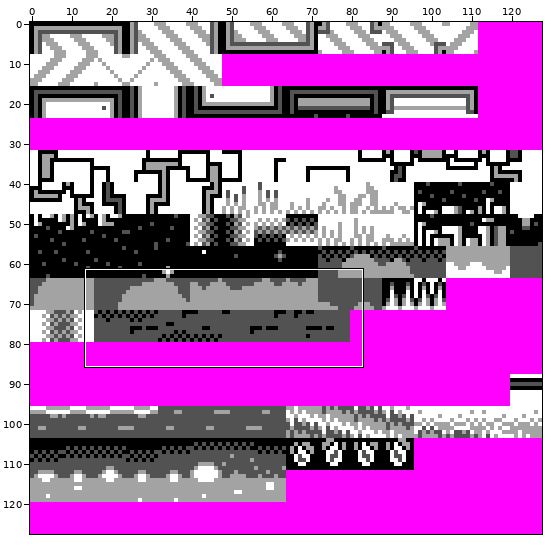
Edited in one commit: sprite sheet (data/tiles.bg.png). The first picture is a wide view before the edit; the outline marks the close-up.
Close-up. Earlier state:
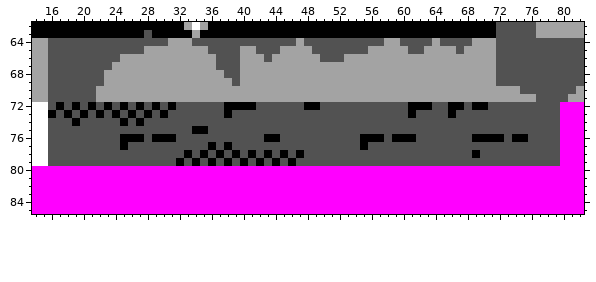
The file is 128x128 pixels. Shown: x 14..82, y 62..85.
After the commit:
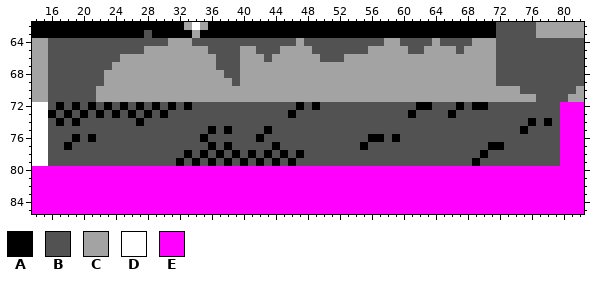
Palette (. is transparent): A #000000  B #525252  C #a3a3a3  D #ffffff  E #ff00ff
What changed:
Changed rows in their new state; - is an unchanged pixel.
first column x 17:
72 ----------------A----BBBB-----AB------------B----B------------
73 ---------------------B-------A--------------------------------
74 A-------B--------------------------------------------------A-A
75 -----------------BBA-A----A-------------------------------A---
76 --A-A---BBB-BBB---A------ABB----------B----BB-------BBBB-BB---
77 -A------B------------------A--------------------------AA------
78 ----------------------------------------------------BA--------
79 ----------------------------------------------------A---------
Changed places in both close-ups, as pixel boxes (x1, y1, x2, y2):
changed: (56, 102, 312, 150)
changed: (400, 102, 416, 142)
changed: (448, 102, 552, 166)
changed: (360, 134, 368, 142)
